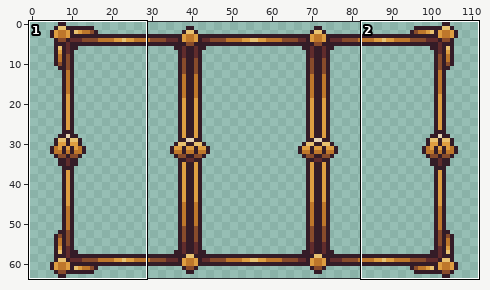
Pixel-art file -- games/og_slots/cover.aseprite. Above, an overview of the earlier version with the close-up marked.
Close-up. The starting point:
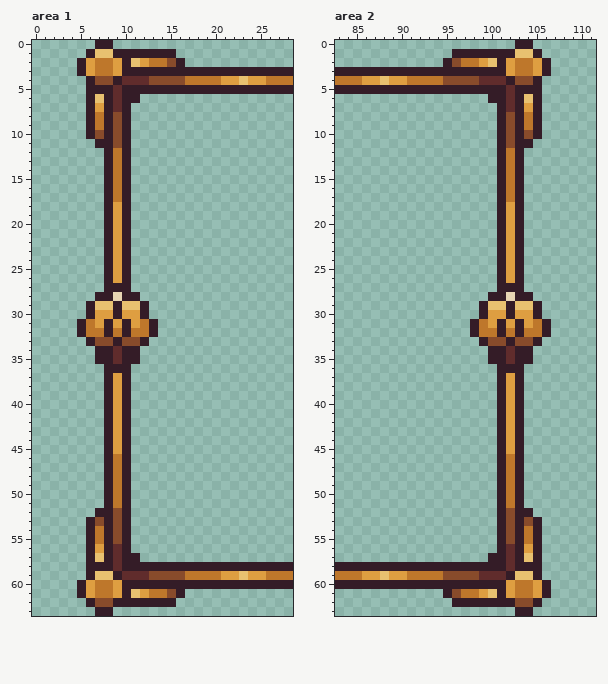
112x64 pixels, 1 frame. Shown: area 1: x 0..28, y 0..63; area 2: x 83..111, y 0..63.
And afterwards:
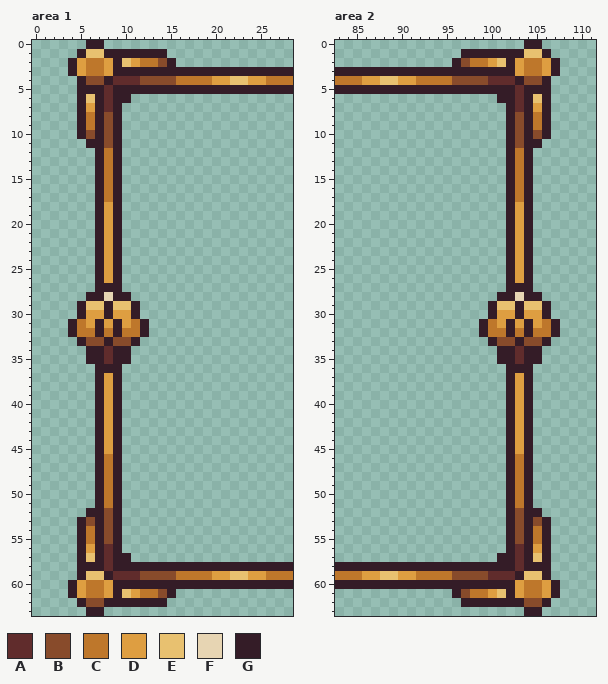
Palette (. is transparent): A #602c2c  B #884b2b  C #be772b  D #de9e41  E #e8c170  F #e7d5b3  G #341c27
Difference:
--- area 1
@@ x 0..28 @@
- 0 .......GG....................
- 1 ......GEEGGGGGGG.............
- 2 .....GDCCDGEDCCBG............
- 3 .....GDCCDGGGGGGGGGGGGGGGGGGG
- 4 ......GBBGAAABBBBCCCCDDEDDCCC
- 5 ......GGGAGGGGGGGGGGGGGGGGGGG
- 6 ......GEGAGG.................
- 7 ......GDGAG..................
- 8 ......GCGBG..................
- 9 ......GCGBG..................
-10 ......GBGBG..................
-11 .......GGBG..................
-12 ........GCG..................
-13 ........GCG..................
-14 ........GCG..................
-15 ........GCG..................
-16 ........GCG..................
-17 ........GCG..................
-18 ........GDG..................
-19 ........GDG..................
-20 ........GDG..................
-21 ........GDG..................
-22 ........GDG..................
-23 ........GDG..................
-24 ........GDG..................
-25 ........GDG..................
-26 ........GDG..................
-27 ........GGG..................
-28 .......GGFGG.................
-29 ......GEEGEEG................
-30 ......GDDGDDG................
-31 .....GCDGDGDCG...............
-32 .....GCCGCGCCG...............
-33 ......GBBGBBG................
-34 .......GGAGG.................
-35 .......GGAGG.................
-36 ........GGG..................
-37 ........GDG..................
-38 ........GDG..................
-39 ........GDG..................
-40 ........GDG..................
-41 ........GDG..................
-42 ........GDG..................
-43 ........GDG..................
-44 ........GDG..................
-45 ........GDG..................
-46 ........GCG..................
-47 ........GCG..................
-48 ........GCG..................
-49 ........GCG..................
-50 ........GCG..................
-51 ........GCG..................
-52 .......GGBG..................
-53 ......GBGBG..................
-54 ......GCGBG..................
-55 ......GCGBG..................
-56 ......GDGAG..................
-57 ......GEGAGG.................
-58 ......GGGAGGGGGGGGGGGGGGGGGGG
-59 ......GEEGAAABBBBCCCCDDEDDCCC
-60 .....GDCCDGGGGGGGGGGGGGGGGGGG
-61 .....GDCCDGEDCCBG............
-62 ......GBBGGGGGGG.............
-63 .......GG....................
+ 0 ......GG.....................
+ 1 .....GEEGGGGGGG..............
+ 2 ....GDCCDGEDCCBG.............
+ 3 ....GDCCDGGGGGGGGGGGGGGGGGGGG
+ 4 .....GBBGAAABBBBCCCCDDEEDDCCC
+ 5 .....GGGAGGGGGGGGGGGGGGGGGGGG
+ 6 .....GEGAGG..................
+ 7 .....GDGAG...................
+ 8 .....GCGBG...................
+ 9 .....GCGBG...................
+10 .....GBGBG...................
+11 ......GGBG...................
+12 .......GCG...................
+13 .......GCG...................
+14 .......GCG...................
+15 .......GCG...................
+16 .......GCG...................
+17 .......GCG...................
+18 .......GDG...................
+19 .......GDG...................
+20 .......GDG...................
+21 .......GDG...................
+22 .......GDG...................
+23 .......GDG...................
+24 .......GDG...................
+25 .......GDG...................
+26 .......GDG...................
+27 .......GGG...................
+28 ......GGFGG..................
+29 .....GEEGEEG.................
+30 .....GDDGDDG.................
+31 ....GCDGDGDCG................
+32 ....GCCGCGCCG................
+33 .....GBBGBBG.................
+34 ......GGAGG..................
+35 ......GGAGG..................
+36 .......GGG...................
+37 .......GDG...................
+38 .......GDG...................
+39 .......GDG...................
+40 .......GDG...................
+41 .......GDG...................
+42 .......GDG...................
+43 .......GDG...................
+44 .......GDG...................
+45 .......GDG...................
+46 .......GCG...................
+47 .......GCG...................
+48 .......GCG...................
+49 .......GCG...................
+50 .......GCG...................
+51 .......GCG...................
+52 ......GGBG...................
+53 .....GBGBG...................
+54 .....GCGBG...................
+55 .....GCGBG...................
+56 .....GDGAG...................
+57 .....GEGAGG..................
+58 .....GGGAGGGGGGGGGGGGGGGGGGGG
+59 .....GEEGAAABBBBCCCCDDEEDDCCC
+60 ....GDCCDGGGGGGGGGGGGGGGGGGGG
+61 ....GDCCDGEDCCBG.............
+62 .....GBBGGGGGGG..............
+63 ......GG.....................
--- area 2
@@ x 83..111 @@
- 0 ....................GG.......
- 1 .............GGGGGGGEEG......
- 2 ............GBCCDEGDCCDG.....
- 3 GGGGGGGGGGGGGGGGGGGDCCDG.....
- 4 CCCDDEDDCCCCBBBBAAAGBBG......
- 5 GGGGGGGGGGGGGGGGGGGAGGG......
- 6 .................GGAGEG......
- 7 ..................GAGDG......
- 8 ..................GBGCG......
- 9 ..................GBGCG......
-10 ..................GBGBG......
-11 ..................GBGG.......
-12 ..................GCG........
-13 ..................GCG........
-14 ..................GCG........
-15 ..................GCG........
-16 ..................GCG........
-17 ..................GCG........
-18 ..................GDG........
-19 ..................GDG........
-20 ..................GDG........
-21 ..................GDG........
-22 ..................GDG........
-23 ..................GDG........
-24 ..................GDG........
-25 ..................GDG........
-26 ..................GDG........
-27 ..................GGG........
-28 .................GGFGG.......
-29 ................GEEGEEG......
-30 ................GDDGDDG......
-31 ...............GCDGDGDCG.....
-32 ...............GCCGCGCCG.....
-33 ................GBBGBBG......
-34 .................GGAGG.......
-35 .................GGAGG.......
-36 ..................GGG........
-37 ..................GDG........
-38 ..................GDG........
-39 ..................GDG........
-40 ..................GDG........
-41 ..................GDG........
-42 ..................GDG........
-43 ..................GDG........
-44 ..................GDG........
-45 ..................GDG........
-46 ..................GCG........
-47 ..................GCG........
-48 ..................GCG........
-49 ..................GCG........
-50 ..................GCG........
-51 ..................GCG........
-52 ..................GBGG.......
-53 ..................GBGBG......
-54 ..................GBGCG......
-55 ..................GBGCG......
-56 ..................GAGDG......
-57 .................GGAGEG......
-58 GGGGGGGGGGGGGGGGGGGAGGG......
-59 CCCDDEDDCCCCBBBBAAAGEEG......
-60 GGGGGGGGGGGGGGGGGGGDCCDG.....
-61 ............GBCCDEGDCCDG.....
-62 .............GGGGGGGBBG......
-63 ....................GG.......
+ 0 .....................GG......
+ 1 ..............GGGGGGGEEG.....
+ 2 .............GBCCDEGDCCDG....
+ 3 GGGGGGGGGGGGGGGGGGGGDCCDG....
+ 4 CCCDDEEDDCCCCBBBBAAAGBBG.....
+ 5 GGGGGGGGGGGGGGGGGGGGAGGG.....
+ 6 ..................GGAGEG.....
+ 7 ...................GAGDG.....
+ 8 ...................GBGCG.....
+ 9 ...................GBGCG.....
+10 ...................GBGBG.....
+11 ...................GBGG......
+12 ...................GCG.......
+13 ...................GCG.......
+14 ...................GCG.......
+15 ...................GCG.......
+16 ...................GCG.......
+17 ...................GCG.......
+18 ...................GDG.......
+19 ...................GDG.......
+20 ...................GDG.......
+21 ...................GDG.......
+22 ...................GDG.......
+23 ...................GDG.......
+24 ...................GDG.......
+25 ...................GDG.......
+26 ...................GDG.......
+27 ...................GGG.......
+28 ..................GGFGG......
+29 .................GEEGEEG.....
+30 .................GDDGDDG.....
+31 ................GCDGDGDCG....
+32 ................GCCGCGCCG....
+33 .................GBBGBBG.....
+34 ..................GGAGG......
+35 ..................GGAGG......
+36 ...................GGG.......
+37 ...................GDG.......
+38 ...................GDG.......
+39 ...................GDG.......
+40 ...................GDG.......
+41 ...................GDG.......
+42 ...................GDG.......
+43 ...................GDG.......
+44 ...................GDG.......
+45 ...................GDG.......
+46 ...................GCG.......
+47 ...................GCG.......
+48 ...................GCG.......
+49 ...................GCG.......
+50 ...................GCG.......
+51 ...................GCG.......
+52 ...................GBGG......
+53 ...................GBGBG.....
+54 ...................GBGCG.....
+55 ...................GBGCG.....
+56 ...................GAGDG.....
+57 ..................GGAGEG.....
+58 GGGGGGGGGGGGGGGGGGGGAGGG.....
+59 CCCDDEEDDCCCCBBBBAAAGEEG.....
+60 GGGGGGGGGGGGGGGGGGGGDCCDG....
+61 .............GBCCDEGDCCDG....
+62 ..............GGGGGGGBBG.....
+63 .....................GG......
Boxes around the changes in both close-ups, in picture pixels (x1, y1, x2, y2):
changed: (68, 40, 239, 616)
changed: (443, 40, 560, 616)
changed: (389, 76, 416, 85)
changed: (389, 571, 416, 580)
